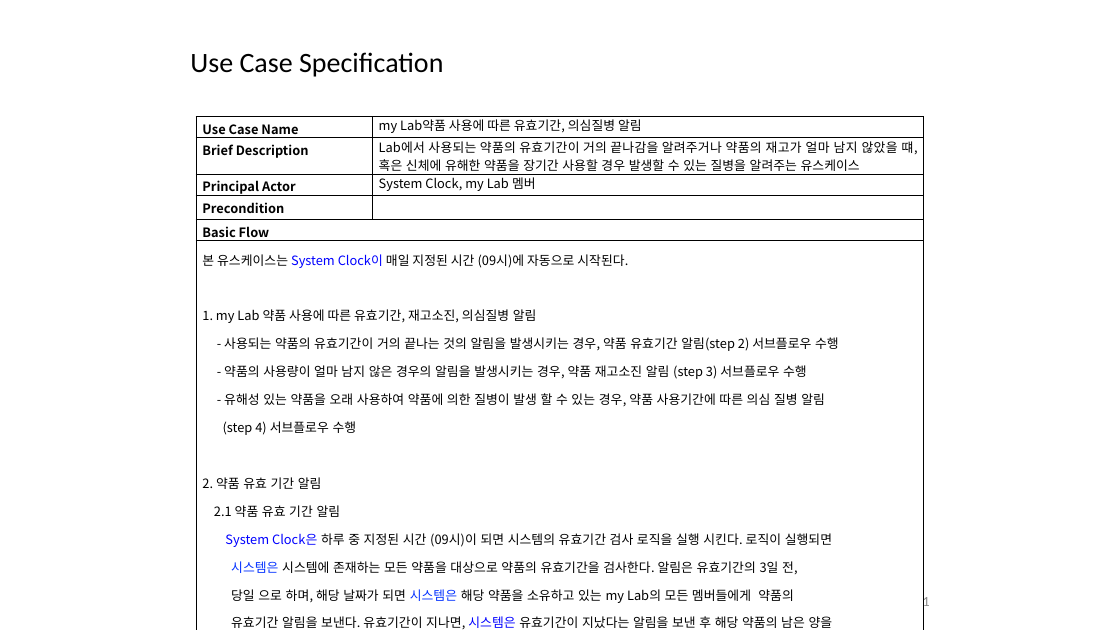
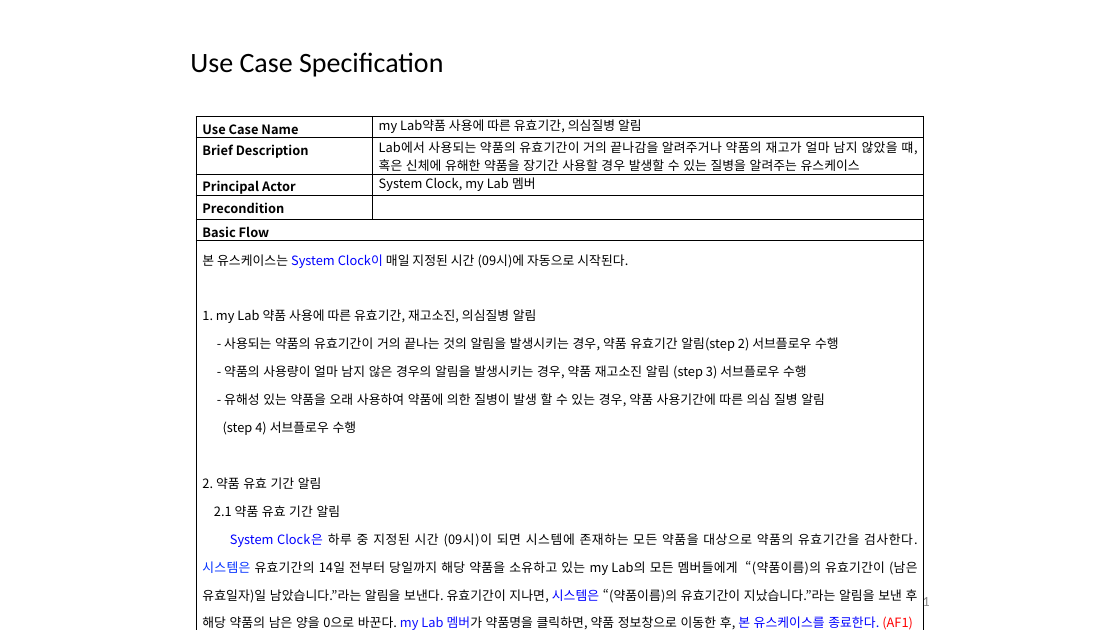
Before and after one commit to jisukim97/ChemicalManagementApplication, a slide deck: slide 1 of Document/4_수정중/Software Requirements Specification 1.0 (혁주 - 알림 usecase).pptx. Drawn at 1120x630 pixels with LibreOffice and Linux fonts; fonts in the diff are those of the drawing. Boxes give left, top, right and bottom in pixels: in the first picture for what was removed or moved away, otherwise in the second. Text is boxed around its words. In the diff, an @@ line names an element or a change of style, - is before the commit and + after.

```diff
--- a/Document/4_수정중/Software Requirements Specification 1.0 (혁주 - 알림 usecase).pptx
+++ b/Document/4_수정중/Software Requirements Specification 1.0 (혁주 - 알림 usecase).pptx
@@ table at [197, 117, 924, 630] @@
-row 6, column 1: 본 유스케이스는 System Clock이 매일 지정된 시간 (09시)에 자동으로 시작된다. / 1. my Lab 약품 사용에 따른 유효기간, 재고소진, 의심질병 알림 / - 사용되는 약품의 유효기간이 거의 끝나는 것의 알림을 발생시키는 경우, 약품 유효기간 알림(step 2) 서브플로우 수행 / - 약품의 사용량이 얼마 남지 않은 경우의 알림을 발생시키는 경우, 약품 재고소진 알림 (step 3) 서브플로우 수행 / - 유해성 있는 약품을 오래 사용하여 약품에 의한 질병이 발생 할 수 있는 경우, 약품 사용기간에 따른 의심 질병 알림 / (step 4) 서브플로우 수행 / 2. 약품 유효 기간 알림 / 2.1 약품 유효 기간 알림 / System Clock은 하루 중 지정된 시간 (09시)이 되면 시스템의 유효기간 검사 로직을 실행 시킨다. 로직이 실행되면 / 시스템은 시스템에 존재하는 모든 약품을 대상으로 약품의 유효기간을 검사한다. 알림은 유효기간의 3일 전, / 당일 으로 하며, 해당 날짜가 되면 시스템은 해당 약품을 소유하고 있는 my Lab의 모든 멤버들에게 약품의 / 유효기간 알림을 보낸다. 유효기간이 지나면, 시스템은 유효기간이 지났다는 알림을 보낸 후 해당 약품의 남은 양을 / 0으로 바꾼다. my Lab 멤버가 약품명을 클릭하면, 약품 정보창으로 이동한 후 본 유스케이스를 종료한다. (AF1)
+row 6, column 1: 본 유스케이스는 System Clock이 매일 지정된 시간 (09시)에 자동으로 시작된다. / 1. my Lab 약품 사용에 따른 유효기간, 재고소진, 의심질병 알림 / - 사용되는 약품의 유효기간이 거의 끝나는 것의 알림을 발생시키는 경우, 약품 유효기간 알림(step 2) 서브플로우 수행 / - 약품의 사용량이 얼마 남지 않은 경우의 알림을 발생시키는 경우, 약품 재고소진 알림 (step 3) 서브플로우 수행 / - 유해성 있는 약품을 오래 사용하여 약품에 의한 질병이 발생 할 수 있는 경우, 약품 사용기간에 따른 의심 질병 알림 / (step 4) 서브플로우 수행 / 2. 약품 유효 기간 알림 / 2.1 약품 유효 기간 알림 / System Clock은 하루 중 지정된 시간 (09시)이 되면 시스템에 존재하는 모든 약품을 대상으로 약품의 유효기간을 검사한다. 시스템은 유효기간의 14일 전부터 당일까지 해당 약품을 소유하고 있는 my Lab의 모든 멤버들에게 “(약품이름)의 유효기간이 (남은 유효일자)일 남았습니다.”라는 알림을 보낸다. 유효기간이 지나면, 시스템은 “(약품이름)의 유효기간이 지났습니다.”라는 알림을 보낸 후 해당 약품의 남은 양을 0으로 바꾼다. my Lab 멤버가 약품명을 클릭하면, 약품 정보창으로 이동한 후, 본 유스케이스를 종료한다. (AF1)
```
Also in this commit, not shown: 2 other slides changed, 3 other files.
